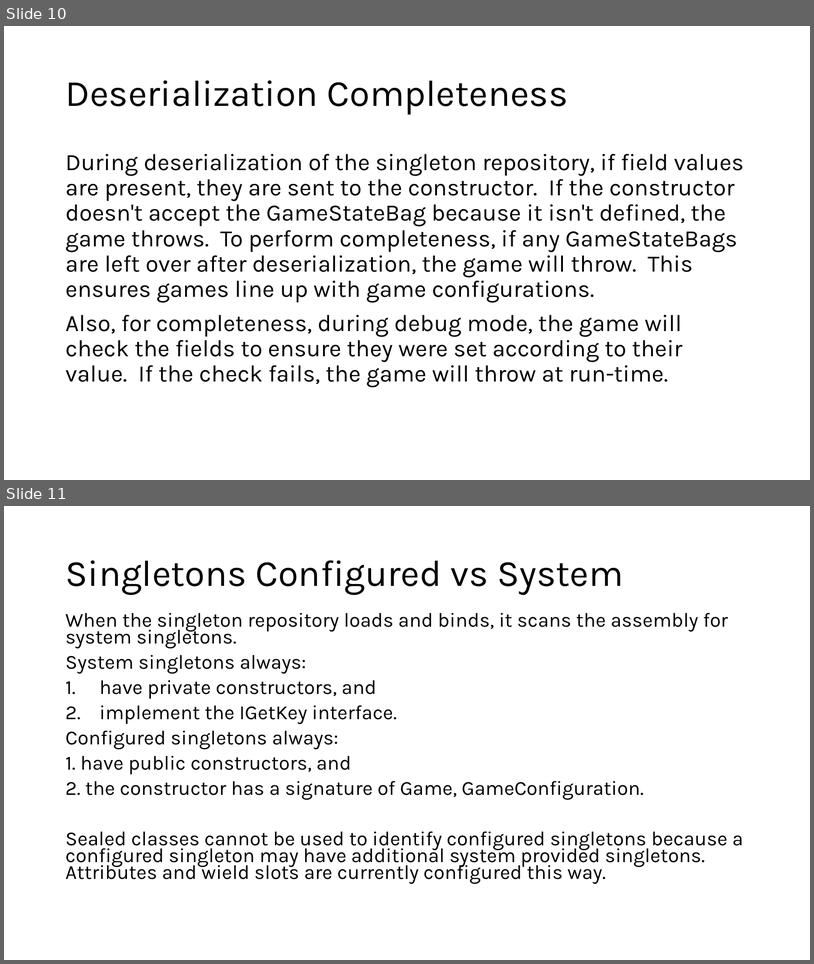
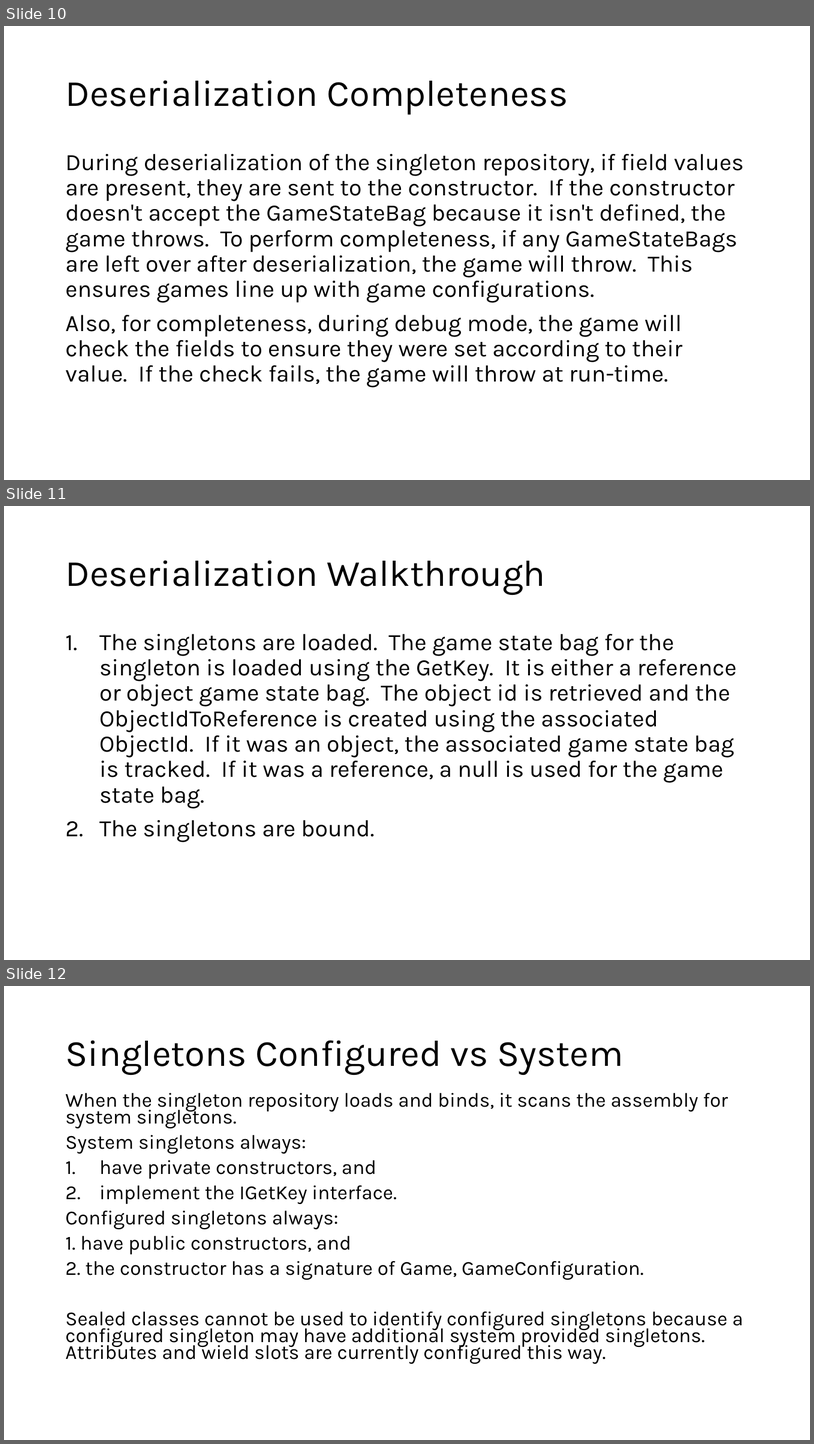
Before and after one commit to marcjohnston/AngbandOS, a slide deck: Documents/Object Property Design and Binding.pptx. Shown one above the other, each under a label of ours: slides 10 and 11 before the commit, slides 10, 11 and 12 after it. The pictures are 814x964 and 814x1444 pixels, drawn with LibreOffice and Linux fonts; fonts in the diff are those of the drawing. Boxes give left, top, right and bottom in pixels: in the first picture for what was removed or moved away, otherwise in the second. Text is boxed around its words. In the diff, an @@ line names an element or a change of style, - is before the commit and + after.

Commit message:
Updated the deck.

```diff
--- a/Documents/Object Property Design and Binding.pptx
+++ b/Documents/Object Property Design and Binding.pptx
@@ slide 11 added at <box>4,506,810,960</box>, background #FFFFFF @@
@@ title added at <box>65,560,546,595</box>, 44 pt, text #000000 @@
+Deserialization Walkthrough
@@ text added at <box>99,634,737,842</box>, 28 pt, text #000000 @@
+1. The singletons are loaded. The game state bag for the singleton is loaded using the GetKey. It is either a reference or object game state bag. The object id is retrieved and the ObjectIdToReference is created using the associated ObjectId. If it was an object, the associated game state bag is tracked. If it was a reference, a null is used for the game state bag.
+2. The singletons are bound.
@@ what was slide 11 is now slide 12 @@
```
Also in this commit, not shown: 1 slide changed, 1 other file.
